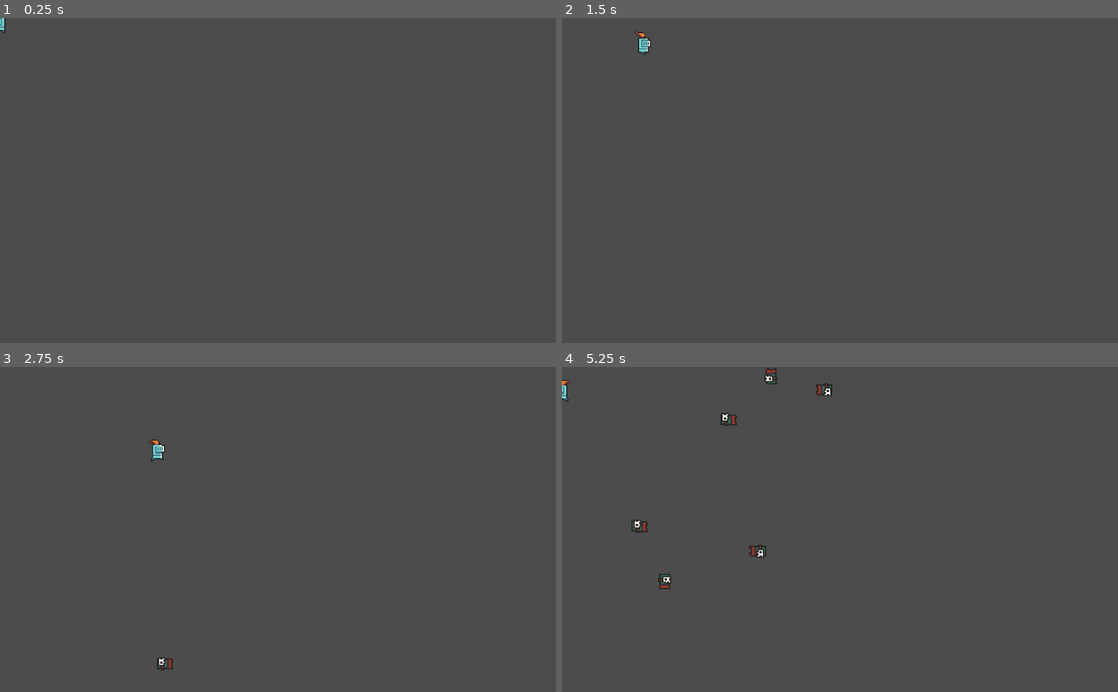
Above: before the commit, frames 1-4 (two rows, left to right).
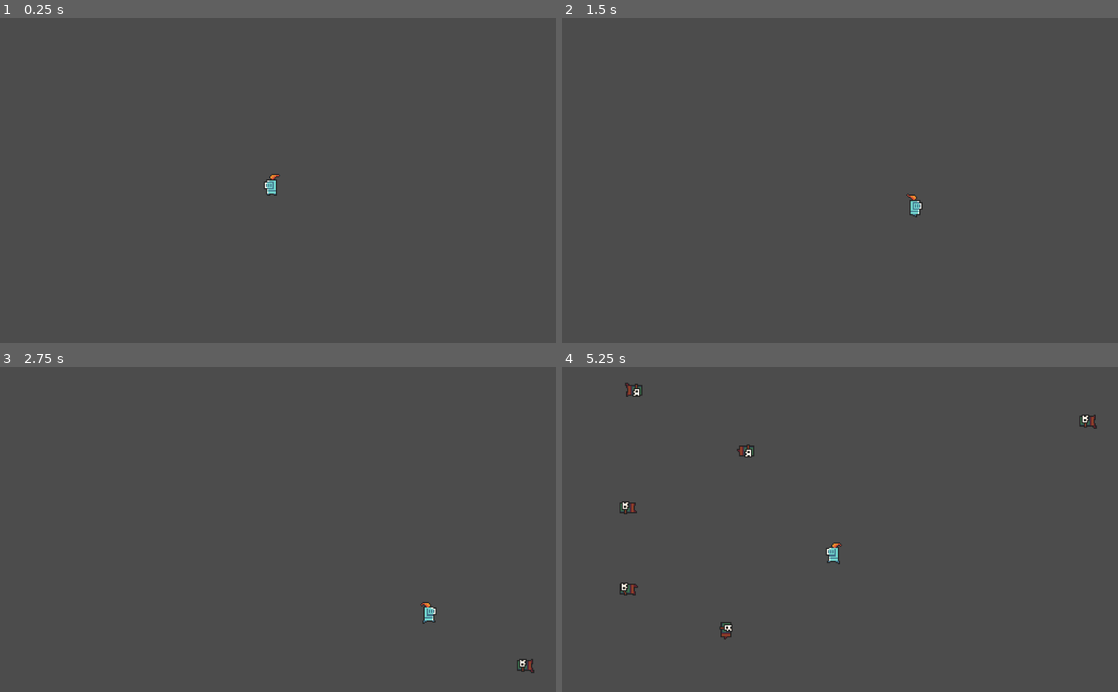
Above: after the commit, the same moments.

Repository: keatonfs/calhacks2022
Game: Godot game, scene res://MobTest.tscn
Two runs of this game, one before a commit and one after it. Both use one fixed random seed, a clock stepped at 60 frames per second and the inputs below. This scene is started directly instead of the project's main scene.
Inputs:
- Up to frame 1 (0.25 s): no input
- Up to frame 2 (1.5 s): hold D (right) 0.53-1.28 s; hold S (down) from 1.28 s (still down)
- Up to frame 3 (2.75 s): release S (down) at 2.03 s; hold D (right) from 2.03 s (still down)
- Up to frame 4 (5.25 s): release D (right) at 2.78 s; hold W (up) 2.78-3.53 s; hold A (left) 3.53-5.03 s; hold S (down) from 5.03 s (still down)

The runs differ from the first frame. In frame 1, 0.2% of the frame differs, in the area x 0-51%, y 0-55%; in frame 2, 0.2%; in frame 3, 0.4%; in frame 4, 1.4%, in the area x 0-97%, y 0-84%.

Commit message:
mob spawner

Diff:
--- a/Mob.tscn
+++ b/Mob.tscn
@@ -27,6 +27,7 @@
 } ]
 
 [node name="Mob" type="RigidBody2D"]
+collision_layer = 0
 gravity_scale = 0.0
 script = ExtResource( 9 )
 
--- a/MobTest.tscn
+++ b/MobTest.tscn
@@ -6,7 +6,7 @@
 
 [sub_resource type="Curve2D" id=1]
 _data = {
-"points": PoolVector2Array( 0, 0, 0, 0, -2, -1, 0, 0, 0, 0, 540, 0, 0, 0, 0, 0, 547, 600, 0, 0, 0, 0, -1, 596, 0, 0, 0, 0, -2, -1 )
+"points": PoolVector2Array( 0, 0, 0, 0, -1, 1, 0, 0, 0, 0, 1023, -1, 0, 0, 0, 0, 1024, 601, 0, 0, 0, 0, 0, 600, 0, 0, 0, 0, -1, 1 )
 }
 
 [node name="Main" type="Node2D"]
@@ -24,13 +24,14 @@
 one_shot = true
 
 [node name="StartPos" type="Position2D" parent="."]
+position = Vector2( 500, 300 )
 
 [node name="MobPath" type="Path2D" parent="."]
 curve = SubResource( 1 )
 
 [node name="MobPathSampler" type="PathFollow2D" parent="MobPath"]
-position = Vector2( -2, -1 )
-rotation = 0.00184503
+position = Vector2( -1, 1 )
+rotation = -0.00195315
 
 [connection signal="timeout" from="MobTimer" to="." method="_on_MobTimer_timeout"]
 [connection signal="timeout" from="StartTimer" to="." method="_on_StartTimer_timeout"]
--- a/Player.tscn
+++ b/Player.tscn
@@ -33,7 +33,6 @@
 scale = Vector2( 2, 2 )
 frames = SubResource( 3 )
 animation = "idle"
-frame = 3
 playing = true
 
 [node name="CollisionShape2D" type="CollisionShape2D" parent="."]
--- a/scripts/Mob.gd
+++ b/scripts/Mob.gd
@@ -4,7 +4,7 @@
 
 # Called when the node enters the scene tree for the first time.
 func _ready():
-	_animated_sprite.play("Idle")
+	_animated_sprite.play("Run")
 
 func _on_VisibilityNotifier2D_screen_exited():
 	queue_free()
